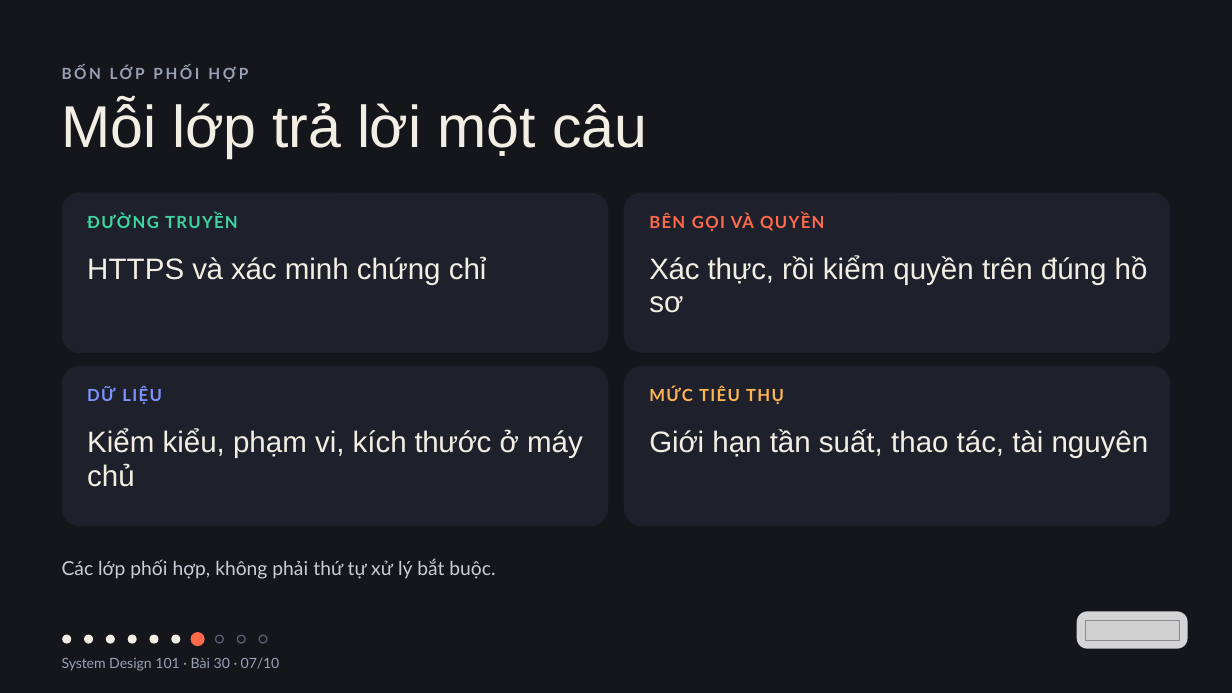
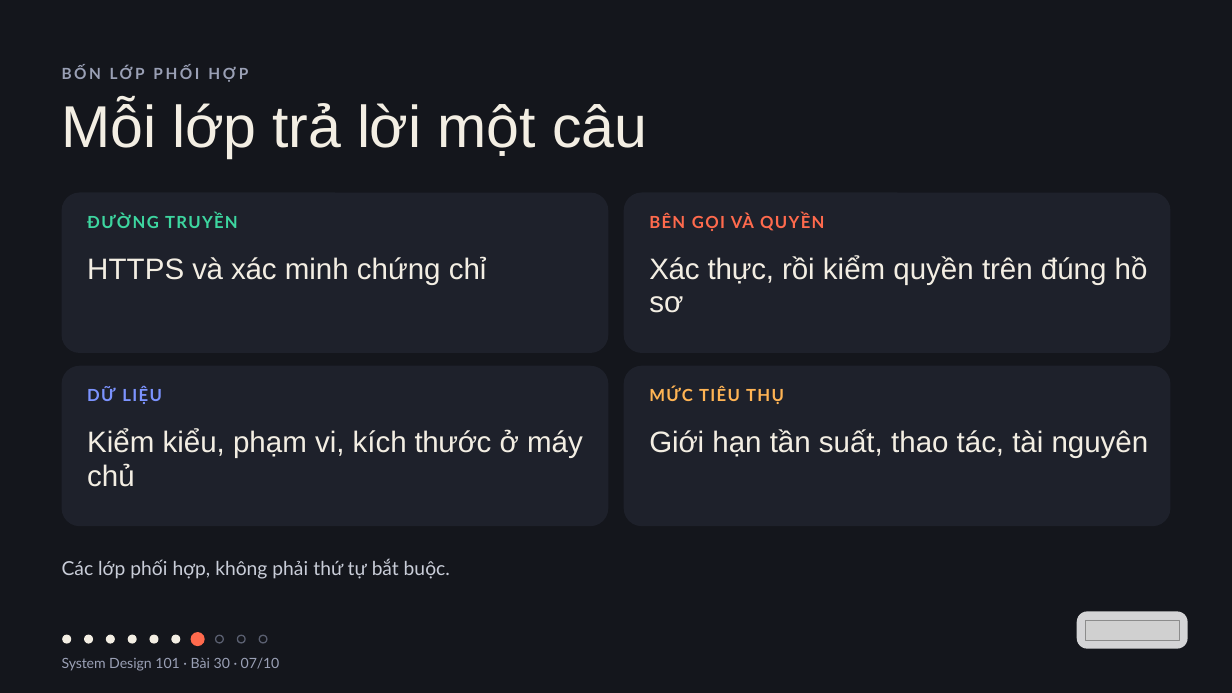
Before and after one commit to vohoailinh90/tool-marketing-studio, a slide deck: slide 7 of system-design-101/vi/lessons/sd-01-030/slides/sd-01-030.pptx. Drawn at 1232x693 pixels with LibreOffice and Linux fonts; fonts in the diff are those of the drawing; grey boxes stand for pictures. Boxes give left, top, right and bottom in pixels: in the first picture for what was removed or moved away, otherwise in the second. Text is boxed around its words. In the diff, an @@ line names an element or a change of style, - is before the commit and + after.

```diff
--- a/system-design-101/vi/lessons/sd-01-030/slides/sd-01-030.pptx
+++ b/system-design-101/vi/lessons/sd-01-030/slides/sd-01-030.pptx
@@ text at box(62, 558, 450, 579): text changed @@
-Các lớp phối hợp, không phải thứ tự xử lý bắt buộc.
+Các lớp phối hợp, không phải thứ tự bắt buộc.
```
Also in this commit, not shown: 6 other slides changed.
